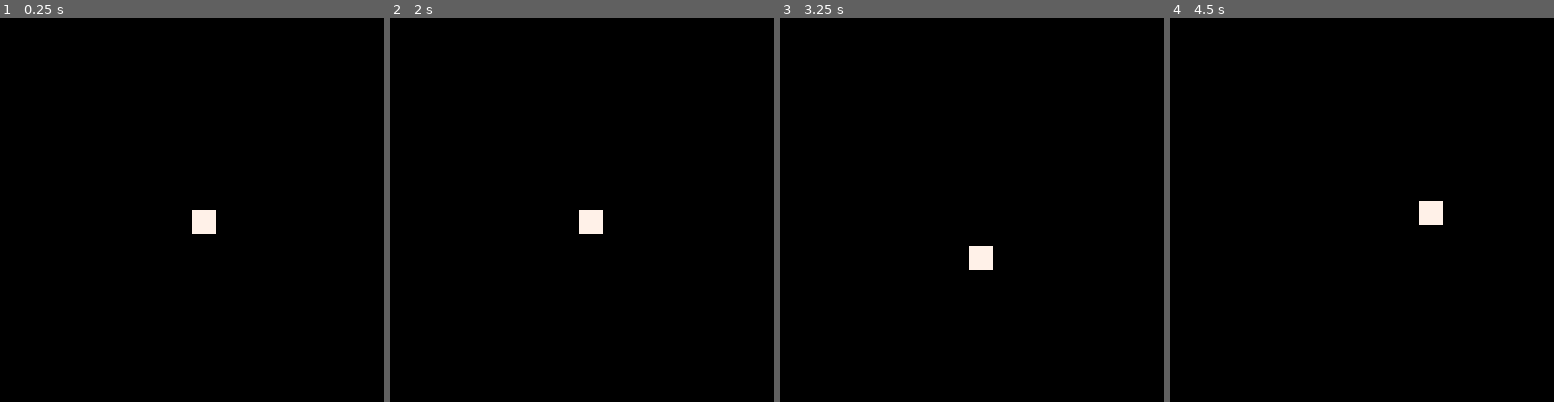
Above: before the commit, frames 1-4 (left to right).
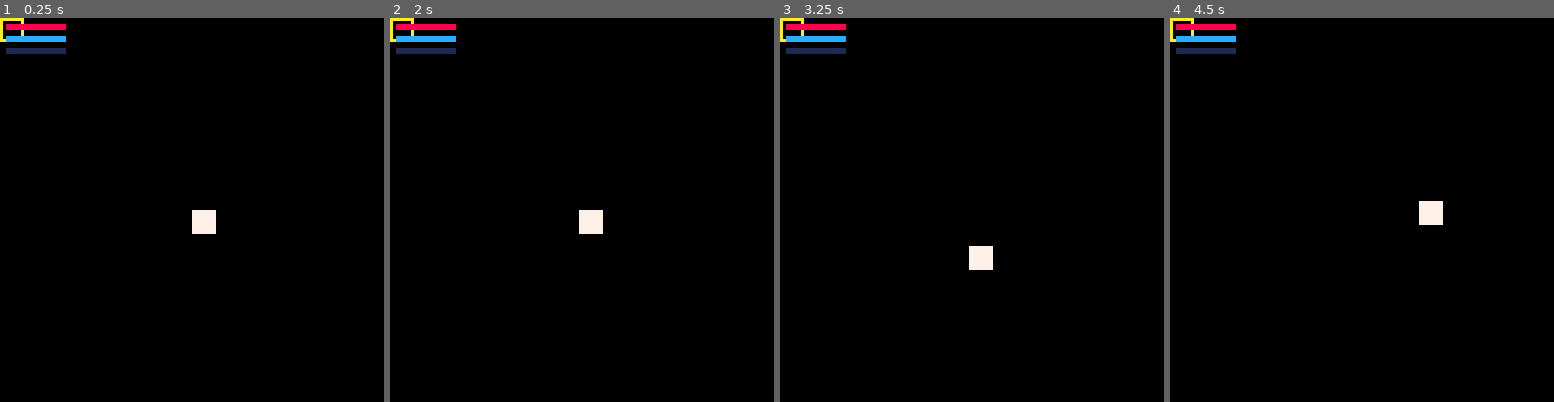
Above: after the commit, the same moments.

Repository: Frothting/codexApp
Game: PICO-8 cartridge runelite_pico.p8
Two runs of this game, one before a commit and one after it. Both use one fixed random seed, a clock stepped at 60 frames per second and the inputs below.
Inputs:
- Up to frame 1 (0.25 s): no input
- Up to frame 2 (2 s): tap O (Z key) at 0.33, 0.7, 1.43 s; tap X (X key) at 1.07 s; hold Left from 1.97 s (still down)
- Up to frame 3 (3.25 s): tap X (X key) every 0.33 s from 2.07 to 3.07 s; tap O (Z key) at 2.22, 3.1 s; release Left at 2.37 s; hold Down 2.42-2.82 s; hold Right from 2.87 s (still down)
- Up to frame 4 (4.5 s): tap X (X key) every 0.33 s from 3.4 to 4.4 s; release Right at 3.53 s; hold Up 3.58-4.08 s; tap O (Z key) at 3.98 s; hold Right from 4.13 s (still down)

The runs differ from the first frame. In frame 1, 0.8% of the frame differs, in the area x 0-18%, y 0-10%; in frame 2, 0.8%; in frame 3, 0.8%; in frame 4, 0.8%.

Commit message:
Implement UI baseline

Diff:
--- a/runelite_pico.p8
+++ b/runelite_pico.p8
@@ -16,7 +16,7 @@
     add(T.events,ev)
 end
 
-player={x=64,y=64,spd=1}
+player={x=64,y=64,spd=1,hp=10,max_hp=10,mana=5,max_mana=5,xp=0,max_xp=10}
 player.tx=nil
 player.ty=nil
 
@@ -25,6 +25,17 @@
 
 function is_walkable(tx,ty)
     return not fget(mget(tx,ty),0)
+end
+
+function draw_bar(x,y,w,h,val,max,col_full,col_empty)
+    local fill=0
+    if max>0 then
+        fill=flr(w*val/max)
+    end
+    rectfill(x,y,x+w-1,y+h-1,col_empty)
+    if fill>0 then
+        rectfill(x,y,x+fill-1,y+h-1,col_full)
+    end
 end
 
 function update_player()
@@ -88,7 +99,17 @@
 
 function _draw()
     cls()
+    local mx=T.stat(32)
+    local my=T.stat(33)
+    local tx=flr(mx/8)
+    local ty=flr(my/8)
+    if is_walkable(tx,ty) then
+        rect(tx*8,ty*8,tx*8+7,ty*8+7,10)
+    end
     rectfill(player.x,player.y,player.x+7,player.y+7,7)
+    draw_bar(2,2,20,2,player.hp,player.max_hp,8,1)
+    draw_bar(2,6,20,2,player.mana,player.max_mana,12,1)
+    draw_bar(2,10,20,2,player.xp,player.max_xp,9,1)
 end
 
 tests={}
@@ -136,3 +157,14 @@
     T.btn=btn
     assert_eq(player.x,68,"move right 4")
 end)
+
+add_test(function()
+    local calls=0
+    local old_rectfill=rectfill
+    rectfill=function()
+        calls+=1
+    end
+    draw_bar(0,0,8,1,4,8,8,1)
+    rectfill=old_rectfill
+    assert_eq(calls,2,"draw_bar rects")
+end)
Not shown, changed: todo.md
